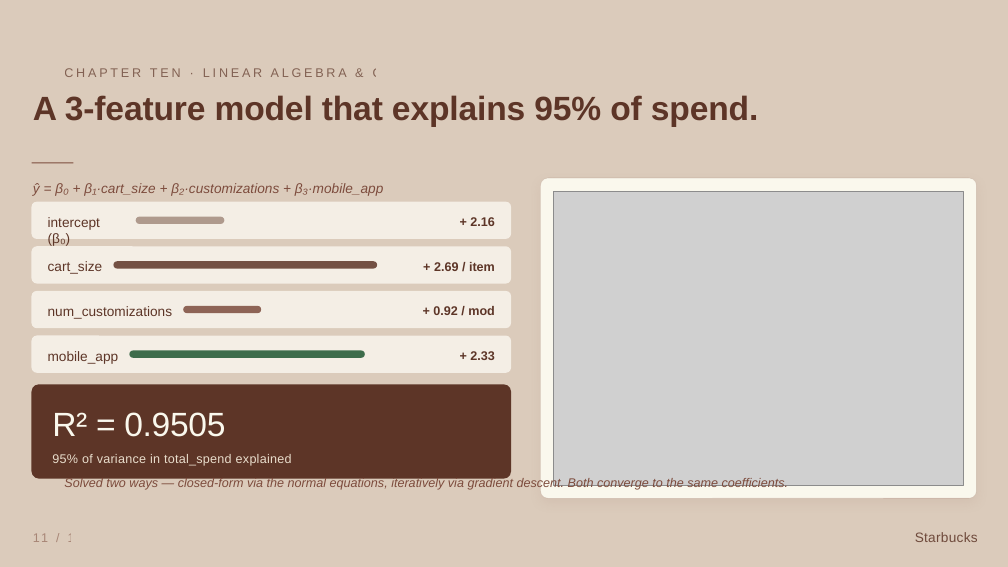
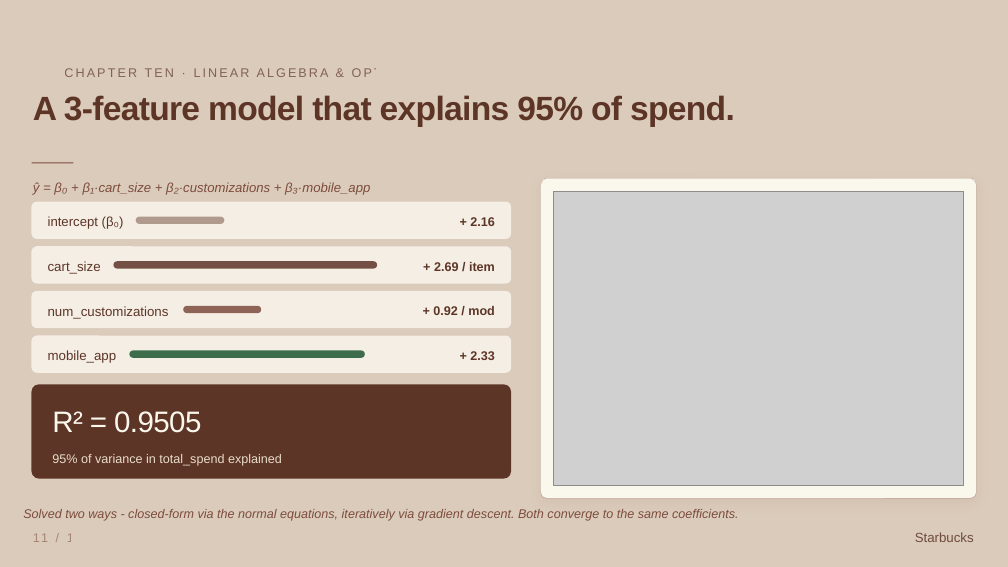
Before and after one commit to NamanSudan/data202-starbucks-analysis, a slide deck: slide 11 of presentation/final-presentation/final-presentation.pptx. Drawn at 1008x567 pixels with LibreOffice and Linux fonts; fonts in the diff are those of the drawing; grey boxes stand for pictures. Boxes give left, top, right and bottom in pixels: in the first picture for what was removed or moved away, otherwise in the second. Text is boxed around its words. In the diff, an @@ line names an element or a change of style, - is before the commit and + after.

```diff
--- a/presentation/final-presentation/final-presentation.pptx
+++ b/presentation/final-presentation/final-presentation.pptx
@@ text "A 3-feature model that explains ..." at (33, 95, 735, 126): letter spacing -0.2 to -1 pt @@
@@ text "CHAPTER TEN · LINEAR ALGEBRA ..." at (63, 63, 547, 80): letter spacing 4 to 3 pt @@
@@ text "ŷ = β₀ + β₁·cart_size ..." at (33, 182, 370, 195): size 19.5 to 18.8 pt @@
@@ text "intercept (β₀)" at (48, 216, 124, 229): size 19.5 to 18.8 pt @@
@@ size 19.5 to 19 pt in 3 elements at (48, 261, 101, 274), (48, 306, 169, 319), (48, 350, 117, 363) @@
@@ text "R² = 0.9505" at (52, 411, 201, 433): size 48 to 42.2 pt, letter spacing -0.5 to -0.9 pt @@
@@ text "95% of variance in total_spend ..." at (52, 454, 282, 466): letter spacing 0.4 to 0 pt @@
@@ text at (23, 509, 738, 521): text changed @@
-Solved two ways — closed-form via the normal equations, iteratively via gradient descent. Both converge to the same coefficients.
+Solved two ways - closed-form via the normal equations, iteratively via gradient descent. Both converge to the same coefficients.
@@ text "11 / 16" at (33, 533, 48, 542): letter spacing 3.2 to 3 pt @@
@@ text "Starbucks" at (915, 532, 974, 542): size 19.5 to 19 pt, letter spacing 0.4 to 0 pt @@
```
Also in this commit, not shown: 15 other slides changed, 2 other files.
